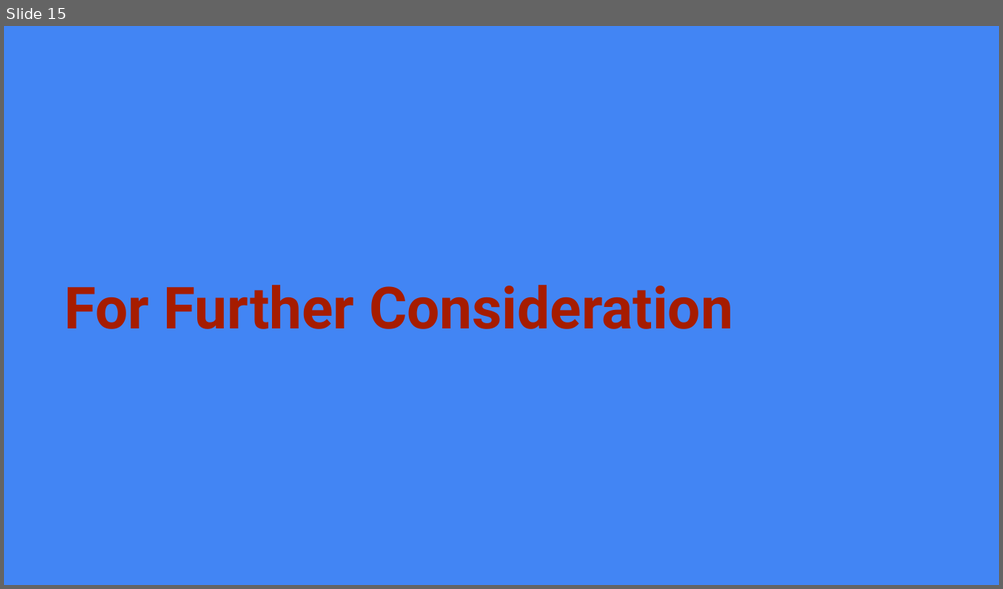
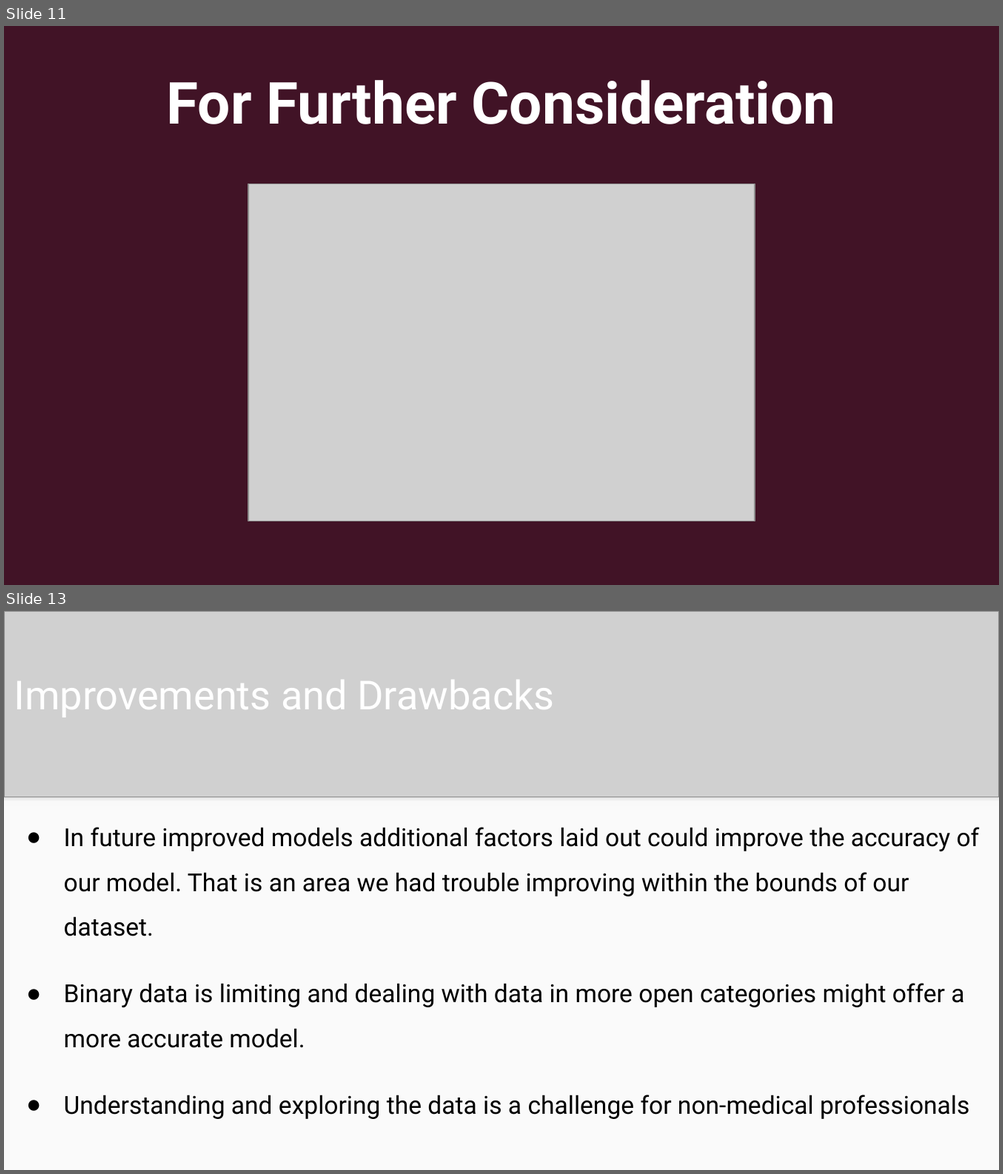
Before and after one commit to JGILINGER7/heart_disease_risk, a slide deck: presentation/Initial Presentation.pptx. Shown one above the other, each under a label of ours: slide 15 before the commit, slides 11 and 13 after it; the slides between them are not shown. The pictures are 1003x589 and 1003x1174 pixels, drawn with LibreOffice and Linux fonts; fonts in the diff are those of the drawing; grey boxes stand for pictures. Boxes give left, top, right and bottom in pixels: in the first picture for what was removed or moved away, otherwise in the second. Text is boxed around its words. In the diff, an @@ line names an element or a change of style, - is before the commit and + after.

```diff
--- a/presentation/Initial Presentation.pptx
+++ b/presentation/Initial Presentation.pptx
@@ slide 13 added at (4,611,999,1170), background #4285F4 @@
@@ picture added at (4,611,999,797) @@
@@ title added at (14,680,554,718), 29 pt, text #FFFFFF @@
+Improvements and Drawbacks
@@ rectangle added at (4,794,999,1170), fill #FAFAFA @@
@@ rectangle added at (4,794,999,806), fill gradient #F9F9F9 to #DEDEDE to #999999 @@
@@ text added at (64,827,979,1119), 18 pt, text #000000 @@
+● In future improved models additional factors laid out could improve the accuracy of our model. That is an area we had trouble improving within the bounds of our dataset.
+● Binary data is limiting and dealing with data in more open categories might offer a more accurate model.
+● Understanding and exploring the data is a challenge for non-medical professionals
@@ what was slide 15 is now slide 11 @@
@@ slide 11 changed as well @@
@@ background #4285F4 to #411326 @@
@@ title "For Further Consideration": place and size @@
-title "For Further Consideration" at (64,285,733,329)
+title "For Further Consideration" at (167,80,836,124)
@@ title "For Further Consideration" at (167,80,836,124): text colour #A61C00 to #FFFFFF; alignment left to centre @@
@@ picture added at (249,184,755,523) @@
```
Also in this commit, not shown: 6 other slides changed, 5 other slides added, 9 slides removed.
